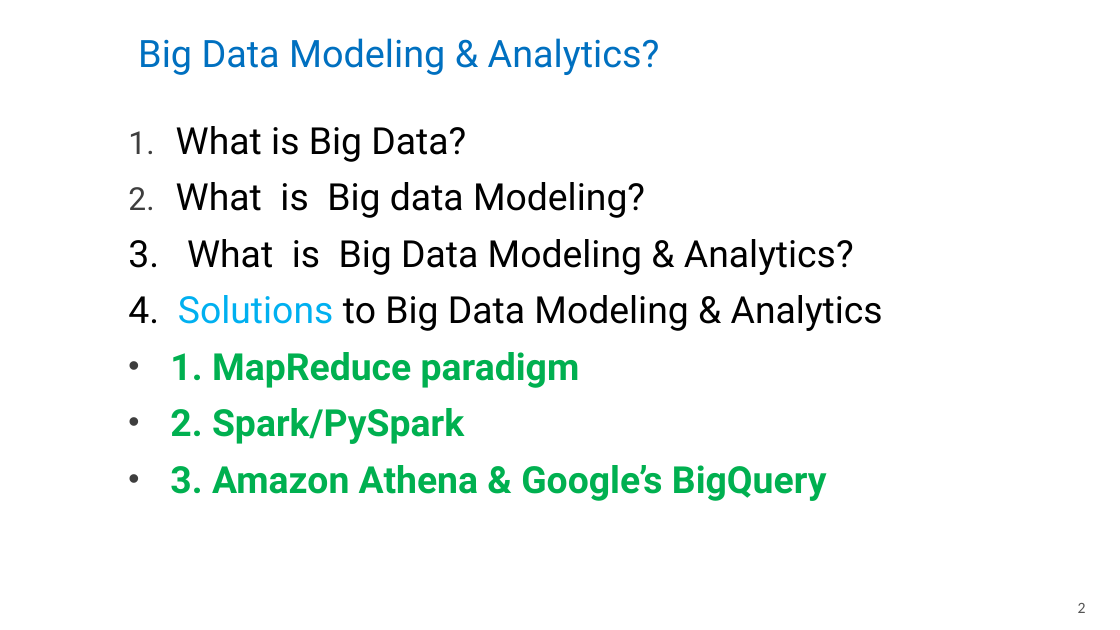
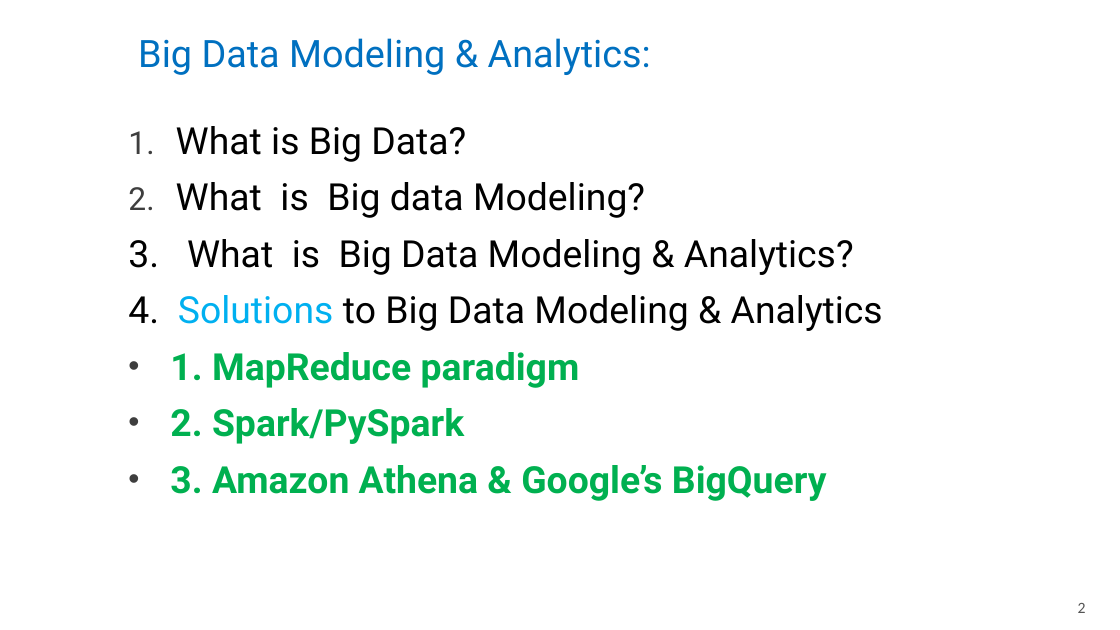
Before and after one commit to mahmoudparsian/big-data-modeling, a slide deck: slide 2 of course_information/COURSE_OUTLINE_10_WEEKS.pptx. Drawn at 1120x630 pixels with LibreOffice and Linux fonts; fonts in the diff are those of the drawing; background and template pictures are left out. Boxes give left, top, right and bottom in pixels: in the first picture for what was removed or moved away, otherwise in the second. Text is boxed around its words. In the diff, an @@ line names an element or a change of style, - is before the commit and + after.

```diff
--- a/course_information/COURSE_OUTLINE_10_WEEKS.pptx
+++ b/course_information/COURSE_OUTLINE_10_WEEKS.pptx
@@ title at bbox=[138, 38, 651, 75]: text changed @@
-Big Data Modeling & Analytics?
+Big Data Modeling & Analytics:
```
Also in this commit, not shown: 8 other slides changed, 1 other file.
